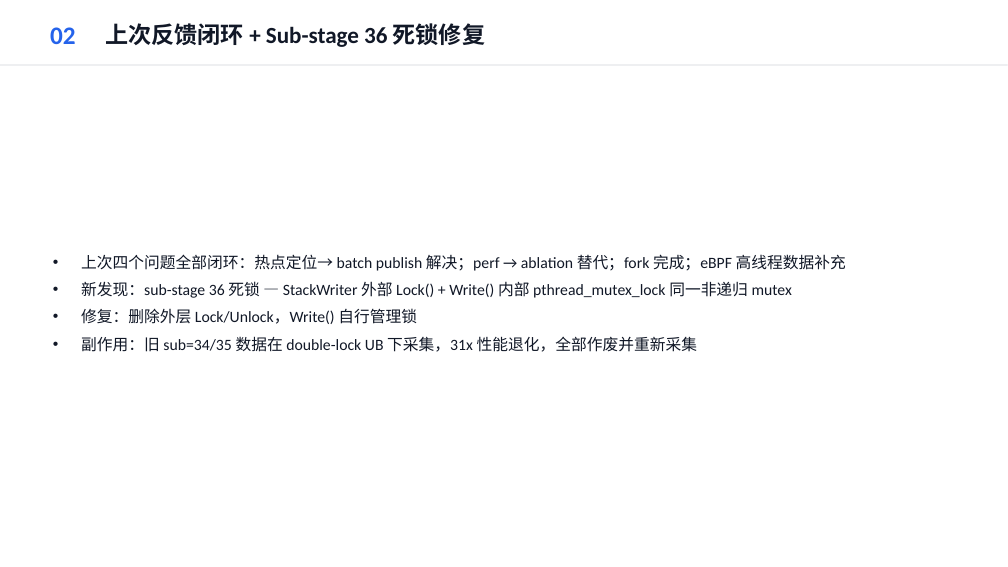
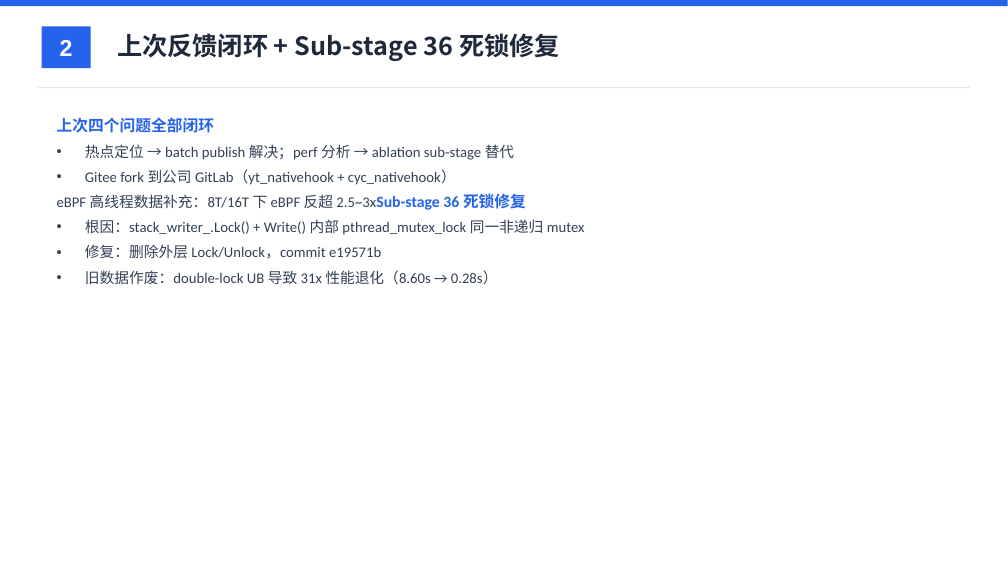
Before and after one commit to YiChiChen1106/Nativehook_linux_planb, a slide deck: slide 2 of presentation/native_hook_progress_2026-06-11.pptx. Drawn at 1008x567 pixels with LibreOffice and Linux fonts; fonts in the diff are those of the drawing. Boxes give left, top, right and bottom in pixels: in the first picture for what was removed or moved away, otherwise in the second. Text is boxed around its words. In the diff, an @@ line names an element or a change of style, - is before the commit and + after.

```diff
--- a/presentation/native_hook_progress_2026-06-11.pptx
+++ b/presentation/native_hook_progress_2026-06-11.pptx
@@ rectangle added at (0,0,1008,6), fill #2563EB @@
@@ rectangle added at (42,26,91,68), fill #2563EB @@
@@ text removed at (50,27,76,44) @@
-02
@@ text "上次反馈闭环 + Sub-stage 36 死锁修复": place and size @@
-text "上次反馈闭环 + Sub-stage 36 死锁修复" at (106,23,485,47)
+text "上次反馈闭环 + Sub-stage 36 死锁修复" at (117,33,560,61)
@@ text "上次反馈闭环 + Sub-stage 36 死锁修复" at (117,33,560,61): size 22 to 24 pt, font Calibri to Noto Sans CJK SC, text colour #111827 to #1E293B @@
@@ text added at (60,40,73,56), 22 pt, text #FFFFFF, bold @@
+2
@@ rectangle: place and size @@
-rectangle at (0,64,1008,66)
+rectangle at (38,87,970,88)
@@ rectangle at (38,87,970,88): fill #E5E7EB to #E2E8F0 @@
@@ text "上次四个问题全部闭环" at (57,117,585,285): vertical alignment middle to top @@
@@ text at (57,117,585,285): text changed; size 15 to 14 pt; text colour #111827 to #334155 @@
-• 上次四个问题全部闭环：热点定位→ batch publish 解决；perf → ablation 替代；fork 完成；eBPF 高线程数据补充
-• 新发现：sub-stage 36 死锁 — StackWriter 外部 Lock() + Write() 内部 pthread_mutex_lock 同一非递归 mutex
-• 修复：删除外层 Lock/Unlock，Write() 自行管理锁
-• 副作用：旧 sub=34/35 数据在 double-lock UB 下采集，31x 性能退化，全部作废并重新采集
+上次四个问题全部闭环
+• 热点定位 → batch publish 解决；perf 分析 → ablation sub-stage 替代
+• Gitee fork 到公司 GitLab（yt_nativehook + cyc_nativehook）
+• eBPF 高线程数据补充：8T/16T 下 eBPF 反超 2.5~3xSub-stage 36 死锁修复
+• 根因：stack_writer_.Lock() + Write() 内部 pthread_mutex_lock 同一非递归 mutex
+• 修复：删除外层 Lock/Unlock，commit e19571b
+• 旧数据作废：double-lock UB 导致 31x 性能退化（8.60s → 0.28s）
```
Also in this commit, not shown: 11 other slides changed, 2 other files.
